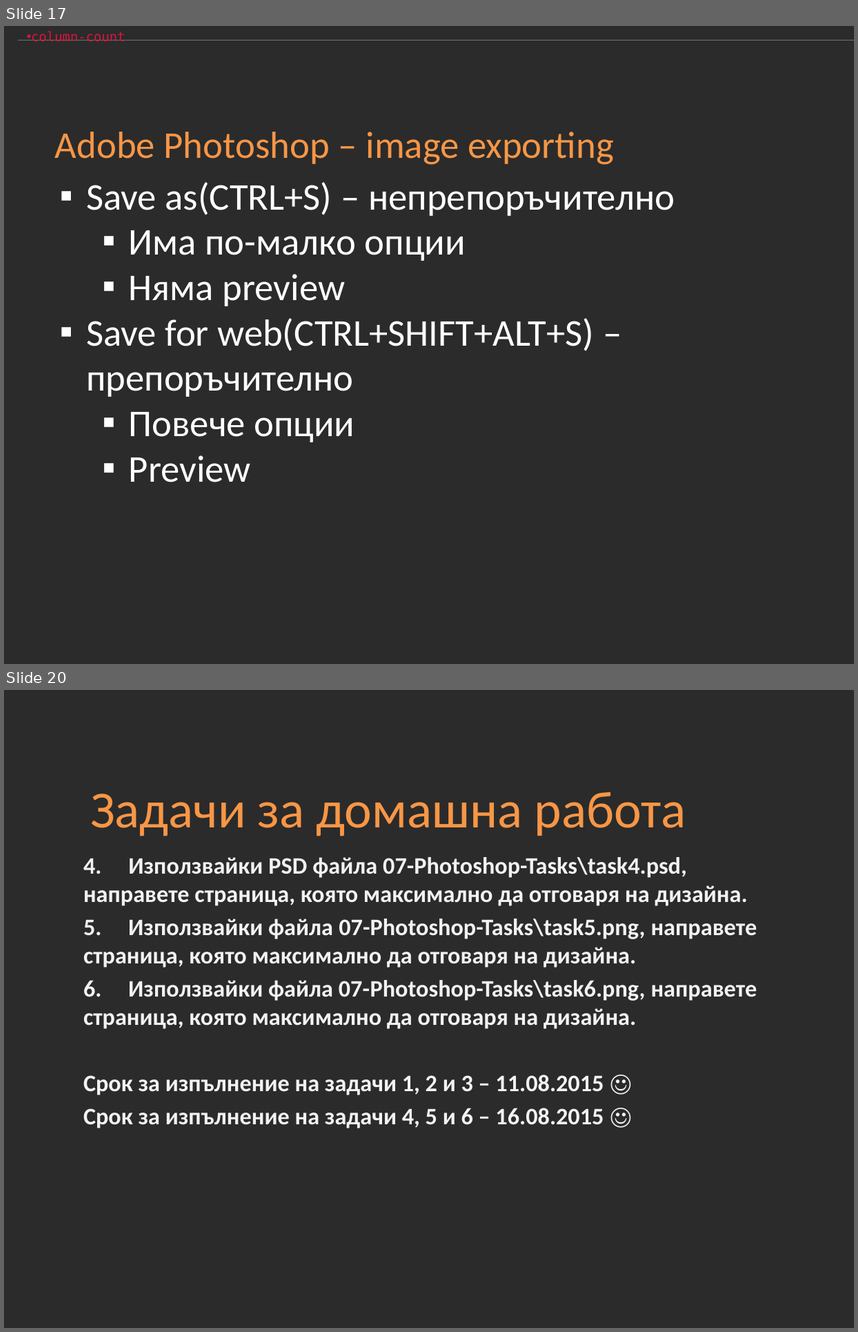
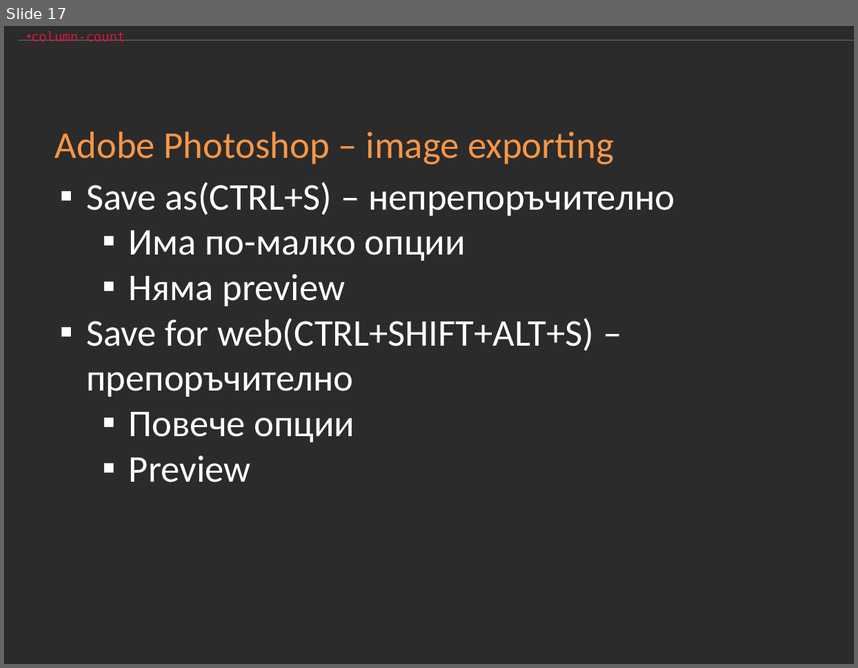
Before and after one commit to Academy-Soft-Intellect/Front-End-Course, a slide deck: 07-Photoshop/07-Photoshop.pptx. Shown one above the other, each under a label of ours: slides 17 and 20 before the commit, slide 17 after it; the slides between them are not shown. The pictures are 858x1332 and 858x668 pixels, drawn with LibreOffice and Linux fonts; fonts in the diff are those of the drawing; background and template pictures are left out; a plain dark background stands for a picture behind light text. Boxes give left, top, right and bottom in pixels: in the first picture for what was removed or moved away, otherwise in the second. Text is boxed around its words. In the diff, an @@ line names an element or a change of style, - is before the commit and + after.

Commit message:
Photoshop Homework update

```diff
--- a/07-Photoshop/07-Photoshop.pptx
+++ b/07-Photoshop/07-Photoshop.pptx
@@ slide 20 removed at [4,690,854,1328], background picture (left out) @@
@@ title removed at [90,792,686,836] @@
-Задачи за домашна работа
@@ text removed at [83,857,757,1128] @@
-4. Използвайки PSD файла 07-Photoshop-Tasks\task4.psd, направете страница, която максимално да отговаря на дизайна.
-5. Използвайки файла 07-Photoshop-Tasks\task5.png, направете страница, която максимално да отговаря на дизайна.
-6. Използвайки файла 07-Photoshop-Tasks\task6.png, направете страница, която максимално да отговаря на дизайна.
-Срок за изпълнение на задачи 1, 2 и 3 – 11.08.2015 ☺
-Срок за изпълнение на задачи 4, 5 и 6 – 16.08.2015 ☺
```
Also in this commit, not shown: 1 slide changed, 1 slide added, 1 other slide removed, 8 other files.
